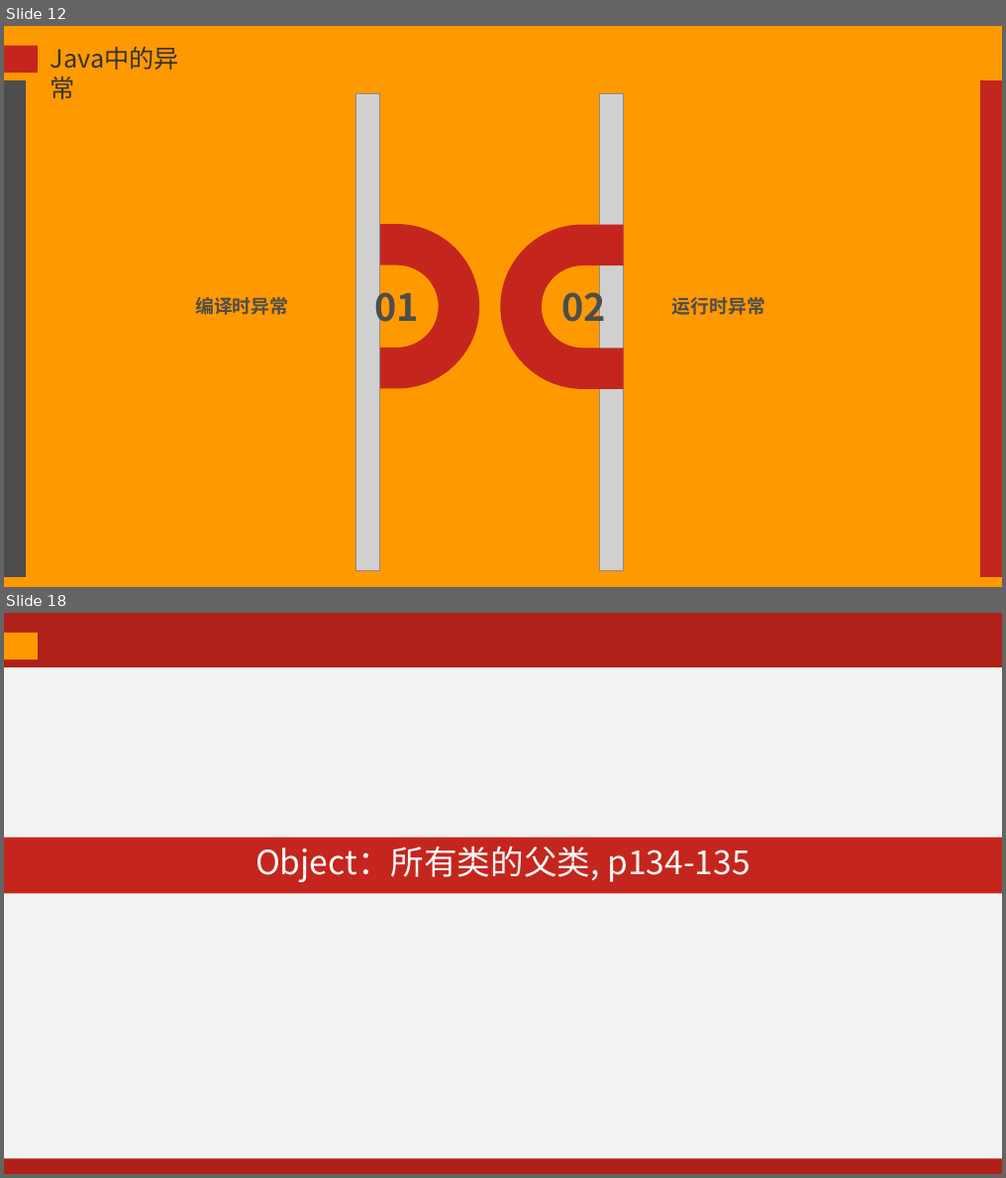
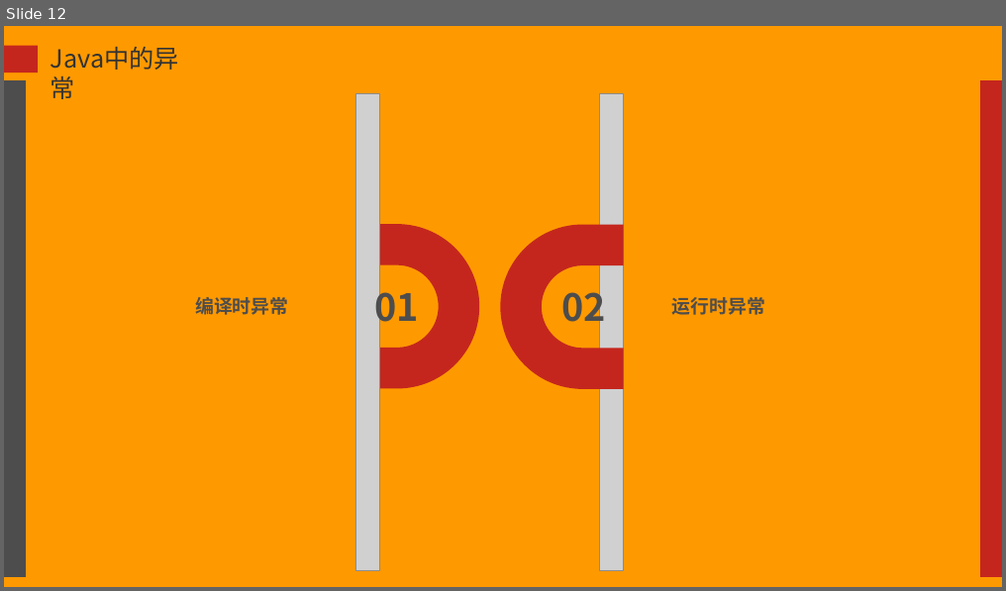
Before and after one commit to kevinjoyce/JavaCourseWare, a slide deck: PPT/每次课PPT/04 面向对象（下）-2.pptx. Shown one above the other, each under a label of ours: slides 12 and 18 before the commit, slide 12 after it; the slides between them are not shown. The pictures are 1006x1178 and 1006x591 pixels, drawn with LibreOffice and Linux fonts; fonts in the diff are those of the drawing; grey boxes stand for pictures; background and template pictures are left out. Boxes give left, top, right and bottom in pixels: in the first picture for what was removed or moved away, otherwise in the second. Text is boxed around its words. In the diff, an @@ line names an element or a change of style, - is before the commit and + after.

```diff
--- a/PPT/每次课PPT/04 面向对象（下）-2.pptx
+++ b/PPT/每次课PPT/04 面向对象（下）-2.pptx
@@ slide 18 removed at (x1=4, y1=613, x2=1002, y2=1174), background #AF2019 @@
@@ rectangle removed at (x1=4, y1=633, x2=38, y2=660) @@
@@ rectangle removed at (x1=4, y1=667, x2=1002, y2=1158) @@
@@ rectangle removed at (x1=4, y1=838, x2=1002, y2=893) @@
-Object：所有类的父类, p134-135
```
Also in this commit, not shown: 2 slides changed, 9 slides added, 14 other slides removed, 33 other files.
